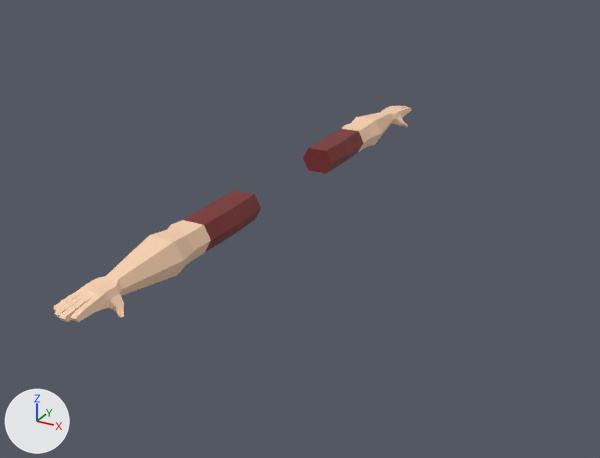
Two versions of the Blender file Art/character.blend, one commit apart.
Rendered twice from a 50 mm camera at (2.02, -3.5, 1.81) aimed at (0.17, -0.13, 0.12). Lighting does not change. The marker at lower left points along +X, +Y and +Z.

Script lines for the objects in view, before the commit:
```python
me_cube_001 = bpy.data.meshes.new('Cube.001')
me_cube_001.from_pydata(...)  # 277 vertices, 305 faces; spans x 0.372..1.622, y -0.122..0.106, z 0.227..0.384
me_cube_001.materials.append(mat_skin)  # picture img_base_color_palette_diffuse
me_mball = bpy.data.meshes.new('Mball')
me_mball.from_pydata(...)  # 56 vertices, 58 faces; spans x -0.54..0.54, y -1.0..1.0, z -0.54..0.54
me_mball.materials.append(mat_none)  # white #e7e7e7
ob_cube = bpy.data.objects.new('Cube', me_cube_001)
ob_cube.location = (0.0, 0.0, 0.002)
ob_cube.rotation_euler = (0.0, 0.0, 1.571)  # degrees (0, 0, 90)
_m = ob_cube.modifiers.new('Mirror', 'MIRROR')
ob_mball = bpy.data.objects.new('Mball', me_mball)
ob_mball.location = (0.0, 0.0, 0.0)
ob_mball.rotation_euler = (1.571, 0.0, 0.0)  # degrees (90, 0, 0)
ob_mball.hide_set(True)
```
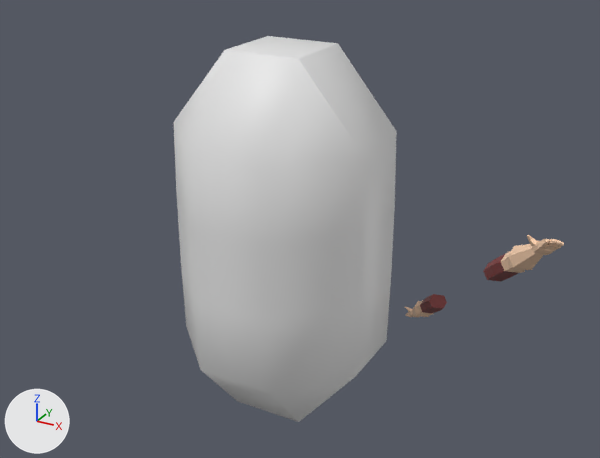
What the commit changed:
me_cube_001 has 277 vertices, 305 faces and spans x 0.372..1.622, y -0.122..0.106, z 0.227..0.384.
me_cube_001 is used by ob_cube; location (0.0, 0.0, 0.002); rotation (0.0, 0.0, 1.571), in degrees (0, 0, 90).
me_cube_001 part 1: the whole mesh is moved by (0.513, -0.008, 0.0).
Object 'Mball' (ob_mball) is now shown.
Object 'Cube' (ob_cube) moves from (0.0, 0.0, 0.002) to (0.981, 0.048, 0.09).
Object 'Cube' (ob_cube) turns from (0, 0, 90) to (10, 144, -55) degrees about x, y and z.
Object 'Cube' (ob_cube) is rescaled from (1.0, 1.0, 1.0) to (0.539, 0.539, 0.536).

What differs and where, as boxes [x1, y1, x2, y2] in the pictures (600 x 458 px):
'Mball', shown: after [173, 36, 397, 422]
'Cube', moved, turned, rescaled: before [53, 106, 411, 322]; after [405, 235, 564, 317]
